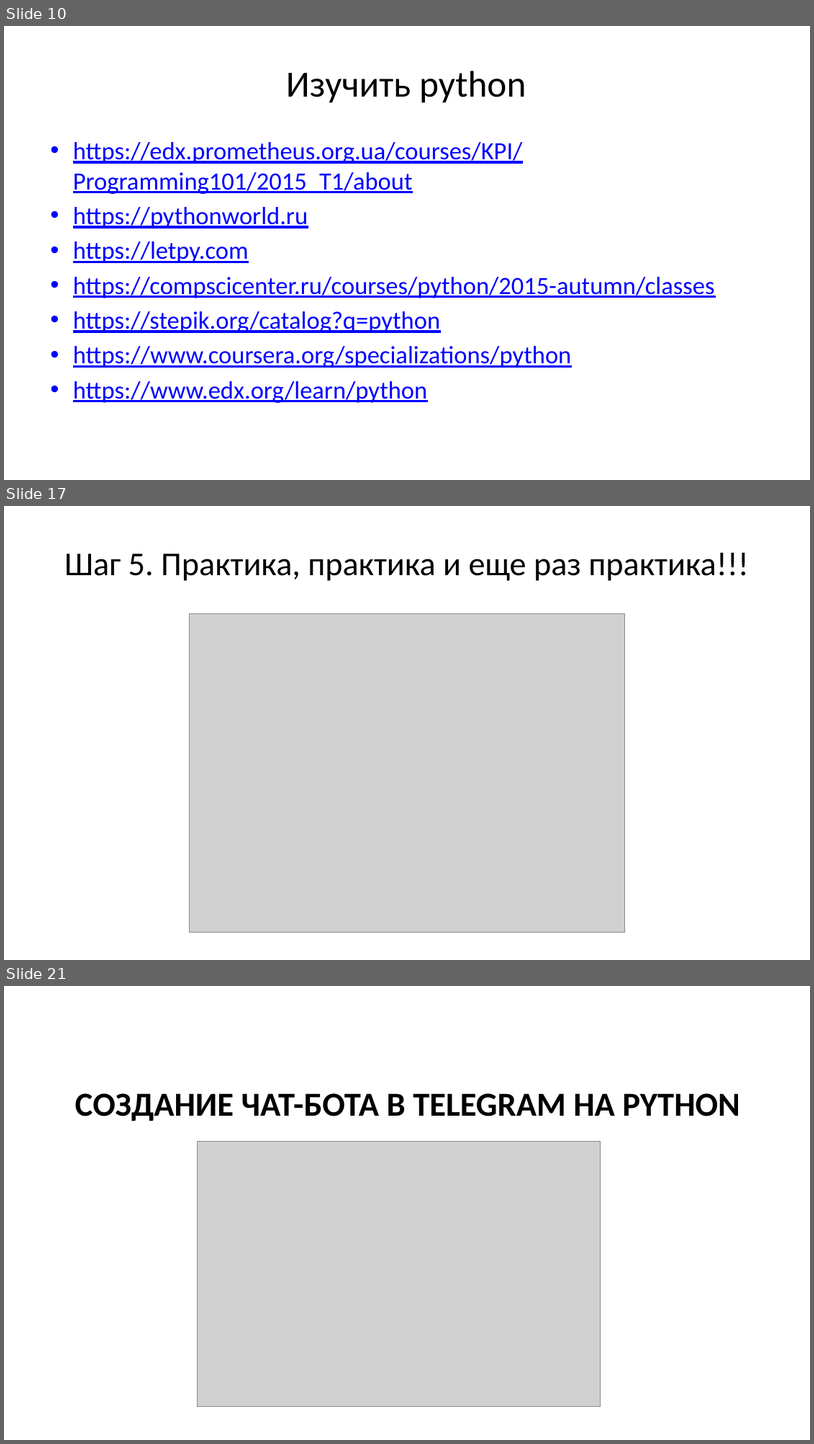
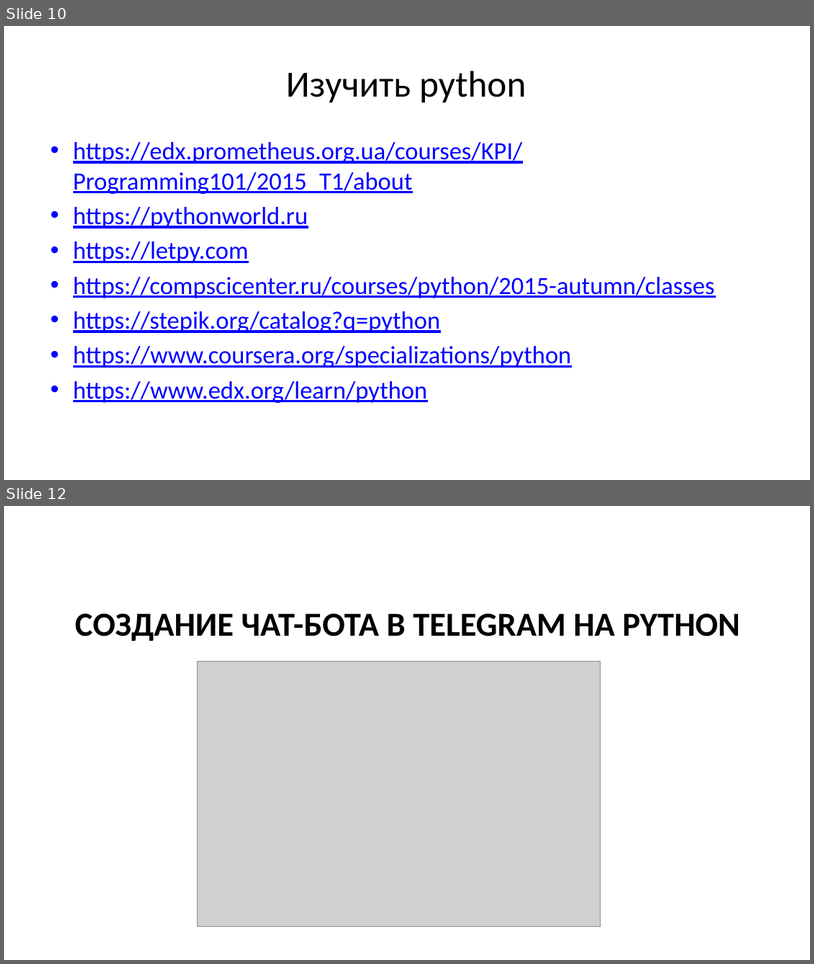
Before and after one commit to maxchv/telegram-bot, a slide deck: docs/lesson_telegram_bot.pptx. Shown one above the other, each under a label of ours: slides 10, 17 and 21 before the commit, slides 10 and 12 after it; the slides between them are not shown. The pictures are 814x1444 and 814x964 pixels, drawn with LibreOffice and Linux fonts; fonts in the diff are those of the drawing; grey boxes stand for pictures. Boxes give left, top, right and bottom in pixels: in the first picture for what was removed or moved away, otherwise in the second. Text is boxed around its words. In the diff, an @@ line names an element or a change of style, - is before the commit and + after.

```diff
--- a/docs/lesson_telegram_bot.pptx
+++ b/docs/lesson_telegram_bot.pptx
@@ slide 17 removed at bbox=[4, 506, 810, 960], background #FFFFFF @@
@@ title removed at bbox=[64, 552, 749, 581] @@
-Шаг 5. Практика, практика и еще раз практика!!!
@@ picture removed at bbox=[190, 614, 625, 932] @@
@@ what was slide 21 is now slide 12 @@
```
Also in this commit, not shown: 3 slides changed, 5 slides added, 8 other slides removed, 7 other files.
